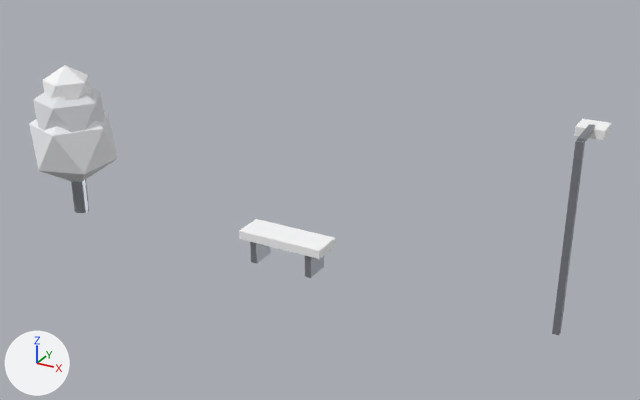
One commit to the glTF model public/v2/models/props.glb: the scene before it, then after it.
Camera for both pictures: a 50 mm camera at (10.04, -9.97, 6.23) aimed at (4.4, 0.27, 1.11). The lights are fixed; the arrows at lower left show +X, +Y and +Z. The older version comes first. Where no turn or scale is listed for an object, it has been applied to the vertices.

The older version as bpy lines, for what is in view:
```python
me_cube_136 = bpy.data.meshes.new('Cube.136')
me_cube_136.from_pydata(...)  # a box spanning x -0.675..0.675, y -0.24..0.24, z -0.065..0.065
me_cube_136.materials.append(mat_porcelain_chalk)  # white #fbfcfd
me_icosphere = bpy.data.meshes.new('Icosphere')
me_icosphere.from_pydata(...)  # an icosphere of 20 faces spanning x -0.662..0.662, y -0.629..0.629, z -0.74..0.74
me_icosphere.materials.append(mat_warm_white)  # white #f4f5f7
me_icosphere_001 = bpy.data.meshes.new('Icosphere.001')
me_icosphere_001.from_pydata(...)  # an icosphere of 20 faces spanning x -0.555..0.555, y -0.527..0.527, z -0.62..0.62
me_icosphere_001.materials.append(mat_light_stone)  # white #e6e8eb
me_icosphere_002 = bpy.data.meshes.new('Icosphere.002')
me_icosphere_002.from_pydata(...)  # an icosphere of 20 faces spanning x -0.376..0.376, y -0.357..0.357, z -0.42..0.42
me_icosphere_002.materials.append(mat_porcelain_chalk)  # white #fbfcfd
ob_bench_seat = bpy.data.objects.new('Bench seat', me_cube_136)
ob_bench_seat.location = (4.0, 0.0, 0.52)
ob_faceted_canopy_0 = bpy.data.objects.new('Faceted canopy 0', me_icosphere)
ob_faceted_canopy_0.location = (0.0, 0.0, 1.32)
ob_faceted_canopy_1 = bpy.data.objects.new('Faceted canopy 1', me_icosphere_001)
ob_faceted_canopy_1.location = (0.0, 0.0, 1.77)
ob_faceted_canopy_2 = bpy.data.objects.new('Faceted canopy 2', me_icosphere_002)
ob_faceted_canopy_2.location = (0.0, 0.0, 2.17)
# also in view: 'Lamp mast' at (8.0, 0.0, 1.42); 'Lamp shade' at (8.0, 0.64, 2.67)
```
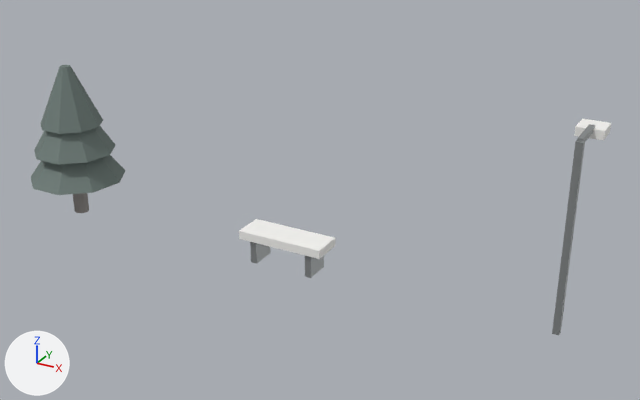
Location of each change, (x1, y1, x2, y2) in pixels of the pictures (640 x 400 px):
'Faceted canopy 0', deleted: before (29, 112, 117, 182)
'Pine canopy 2', added: after (41, 65, 103, 134)
'Pine canopy 0', added: after (31, 155, 126, 195)
'Pine canopy 1', added: after (34, 126, 115, 165)
'Faceted canopy 1', deleted: before (33, 88, 105, 132)
'Faceted canopy 2', deleted: before (42, 65, 91, 100)

What changed in the scene script:
```text
Add mat_deep_evergreen:
    mat_deep_evergreen = principled_material('deep evergreen')
    mat_deep_evergreen.base_color = (0.153, 0.2, 0.184)  # grey #6d7c77
    mat_deep_evergreen.roughness = 0.7
Add me_cone_002:
    me_cone_002.from_pydata(...)  # a 9-sided cut cone along z (radius 0.5 at the low end, 0.08 at the high end) spanning x -0.492..0.492, y -0.47..0.5, z -0.475..0.475
    me_cone_002.materials.append(mat_deep_evergreen)  # grey #6d7c77
Add me_cone_001:
    me_cone_001.from_pydata(...)  # a 9-sided cut cone along z (radius 0.66 at the low end, 0.08 at the high end) spanning x -0.65..0.65, y -0.62..0.66, z -0.475..0.475
    me_cone_001.materials.append(mat_deep_evergreen)  # grey #6d7c77
Add me_cone:
    me_cone.from_pydata(...)  # 18 vertices, 32 faces; spans x -0.77..0.77, y -0.73..0.78, z -0.48..0.48
    me_cone.materials.append(mat_deep_evergreen)  # grey #6d7c77
Remove ob_faceted_canopy_0:
    ob_faceted_canopy_0 = bpy.data.objects.new('Faceted canopy 0', me_icosphere)
    ob_faceted_canopy_0.location = (0.0, 0.0, 1.32)
Remove ob_faceted_canopy_1:
    ob_faceted_canopy_1 = bpy.data.objects.new('Faceted canopy 1', me_icosphere_001)
    ob_faceted_canopy_1.location = (0.0, 0.0, 1.77)
Remove ob_faceted_canopy_2:
    ob_faceted_canopy_2 = bpy.data.objects.new('Faceted canopy 2', me_icosphere_002)
    ob_faceted_canopy_2.location = (0.0, 0.0, 2.17)
Add ob_pine_canopy_2:
    ob_pine_canopy_2 = bpy.data.objects.new('Pine canopy 2', me_cone_002)
    ob_pine_canopy_2.location = (0.0, 0.0, 2.1)
Add ob_pine_canopy_1:
    ob_pine_canopy_1 = bpy.data.objects.new('Pine canopy 1', me_cone_001)
    ob_pine_canopy_1.location = (0.0, 0.0, 1.65)
Add ob_pine_canopy_0:
    ob_pine_canopy_0 = bpy.data.objects.new('Pine canopy 0', me_cone)
    ob_pine_canopy_0.location = (0.0, 0.0, 1.18)
```
